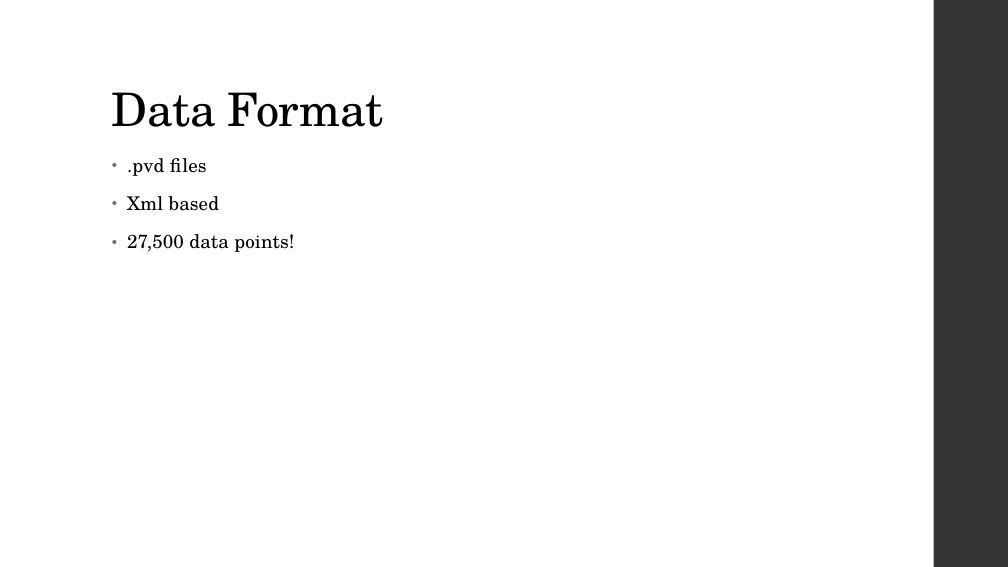
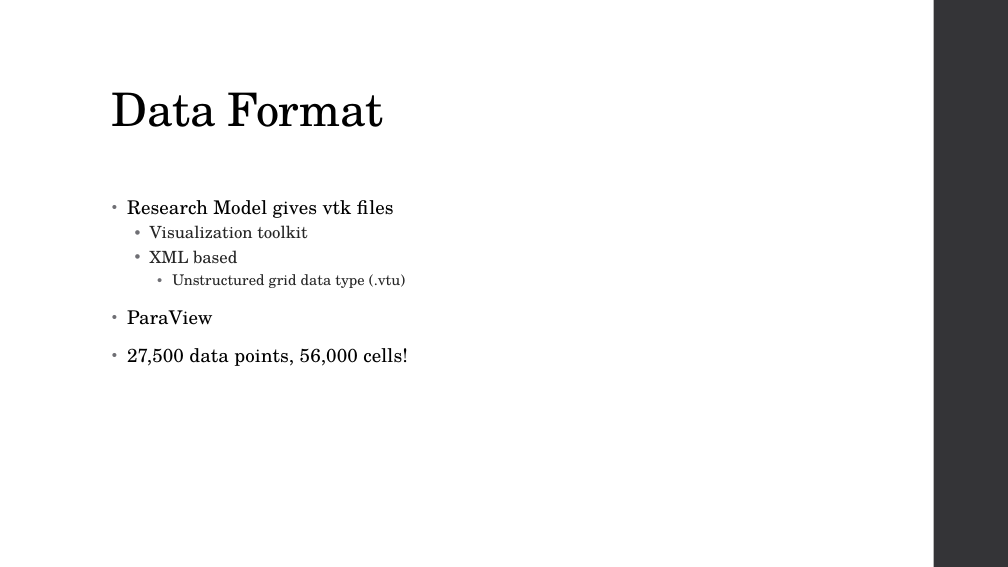
Before and after one commit to MKinsey/pvd-viewer, a slide deck: slide 3 of intro.pptx. Drawn at 1008x567 pixels with LibreOffice and Linux fonts; fonts in the diff are those of the drawing. Boxes give left, top, right and bottom in pixels: in the first picture for what was removed or moved away, otherwise in the second. Text is boxed around its words. In the diff, an @@ line names an element or a change of style, - is before the commit and + after.

Commit message:
finished ppt, added test data set

```diff
--- a/intro.pptx
+++ b/intro.pptx
@@ text at (127, 200, 408, 366): text changed @@
-• .pvd files
-• Xml based
-• 27,500 data points!
+• Research Model gives vtk files
+  • Visualization toolkit
+  • XML based
+    • Unstructured grid data type (.vtu)
+• ParaView
+• 27,500 data points, 56,000 cells!
```
Also in this commit, not shown: 3 other slides changed, 1 slide added, 1 other file.
